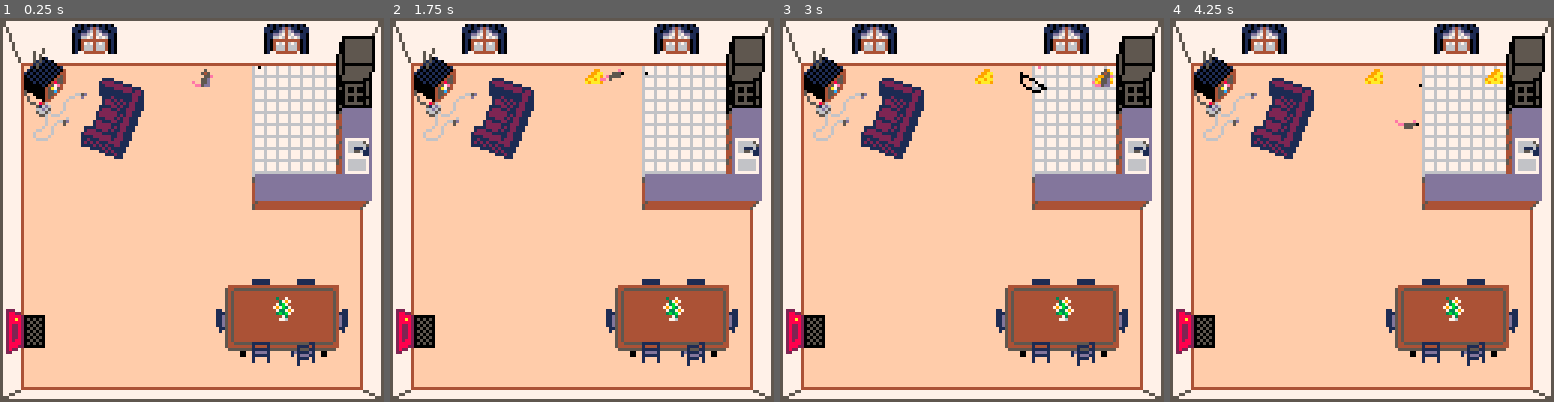
Above: before the commit, frames 1-4 (left to right).
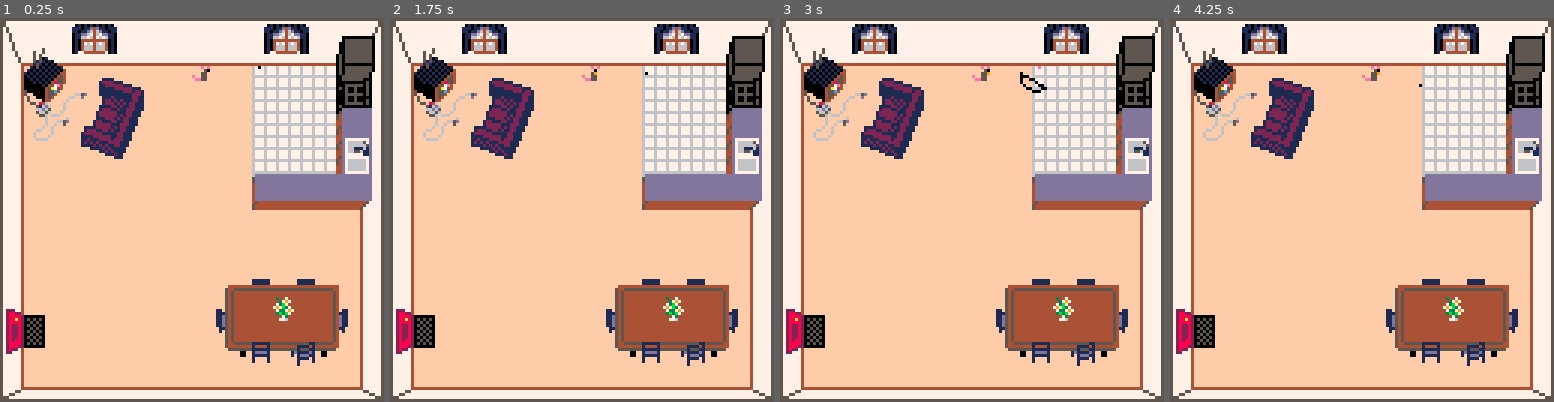
Above: after the commit, the same moments.

Repository: colececil/ant-n-mouse-house
Game: PICO-8 cartridge ant_simulator_2026.p8
Two runs of this game, one before a commit and one after it. Both use one fixed random seed, a clock stepped at 60 frames per second and the inputs below.
Inputs:
- Up to frame 1 (0.25 s): no input
- Up to frame 2 (1.75 s): tap X (X key) at 0.33, 1.07 s; tap O (Z key) at 0.7, 1.7 s; hold Right from 1.6 s (still down)
- Up to frame 3 (3 s): tap X (X key) at 1.85, 2.97 s; release Right at 2.1 s; tap O (Z key) at 2.1, 2.5, 2.9 s; hold Up 2.15-2.42 s; hold Right from 2.47 s (still down)
- Up to frame 4 (4.25 s): release Right at 3.03 s; hold Left 3.08-3.58 s; tap O (Z key) at 3.3, 3.7, 4.1 s; hold Down 3.63-3.97 s; hold Right from 4.02 s (still down); tap X (X key) at 4.08 s

The runs differ from the first frame. In frame 1, 0.1% of the frame differs, in the area x 50-56%, y 12-18%; in frame 2, 0.2%; in frame 3, 0.3%; in frame 4, 0.4%, in the area x 50-87%, y 12-29%.

Commit message:
Add mouse eating animation

Diff:
--- a/ant_simulator_2026.p8
+++ b/ant_simulator_2026.p8
@@ -813,6 +813,7 @@
 
 mouse_speed = 45
 mouse_anim_time = .1
+mouse_idle_sprt = 240
 
 function init_mouse()
  mouse = {
@@ -824,6 +825,7 @@
   start_pos = nil,
   end_pos = nil,
   move_prgrss = false,
+  food_dropped = false,
   anim = nil,
   anim_pos = 0
  }
@@ -837,17 +839,28 @@
 end
 
 function check_mouse_eating()
+ local pos = {
+  x = mouse.pos.x + 4,
+  y = mouse.pos.y + 4
+ }
+
+ if mouse.food_dropped then
+  spawn_food(pos)
+  mouse.food_dropped = false
+ end
+
  if btnp(❎) then
-  spawn_food({
-   x = mouse.pos.x + 4,
-   y = mouse.pos.y + 4
-  })
+  if is_valid_food_pos(pos) then
+   mouse.anim = "nibble"
+   mouse.anim_pos = 0
+  end
  end
 end
 
 function set_mouse_dir()
- if mouse.end_pos != nil and
-    not mouse.move_prgrss then
+ if (mouse.end_pos != nil and
+    not mouse.move_prgrss) or
+    mouse.anim == "nibble" then
   return
  end
 
@@ -998,8 +1011,38 @@
    mouse.anim_pos -= 4 *
      mouse_anim_time
   end
+ elseif mouse.anim == "nibble"
+   then
+  local frame = flr(
+    mouse.anim_pos /
+    mouse_anim_time)
+  local offset
+  if frame <= 3 then
+   offset = 1 + flr(frame / 2)
+  elseif frame <= 12 then
+   local loop_frame =
+     (frame - 4) % 3
+   if loop_frame == 1 then
+    offset = 3
+   else
+    offset = 2
+   end
+  else
+   offset = 2
+  end
+  spr(mouse_idle_sprt + offset,
+    mouse.pos.x, mouse.pos.y, 1,
+    1, mouse.dir.x == -1)
+  mouse.anim_pos += delta_t
+  if mouse.anim_pos >= 15 *
+    mouse_anim_time then
+   mouse.anim = nil
+   mouse.anim_pos = 0
+   mouse.food_dropped = true
+  end
  else
-  spr(209, mouse.pos.x,
+  spr(mouse_idle_sprt,
+    mouse.pos.x,
     mouse.pos.y, 1, 1,
     mouse.dir.x == -1)
  end
@@ -1495,12 +1538,12 @@
 ffffffffffffffffffffffffffffffffffffffffffffffffffffffffffffffffffffffffffffffffffffffffffffffffffffffffffffffffffffffffffffffff
 ffffffffffffffffffffffffffffffffffffffffffffffffffffffffffffffffffffffffffffffffffffffffffffffffffffffffffffffffffffffffffffffff
 77777777ffffffffffffffffffffffffffffffffffffffffffffffffffffffffffffffffffffffffffffffffffffffffffffffffffffffffffffffffffffffff
-77777777ffff5fffffffffffffffffffffffffffffffffffffffffffffffffffffffffffffffffffffffffffffffffffffffffffffffffffffffffffffffffff
-77777777fff545ffffffffffffffffffffffffffffffffffffffffffffffffffffffffffffffffffffffffffffffffffffffffffffffffffffffffffffffffff
-77777777ffff55efffffffffffffffffffffffffffffffffffffffffffffffffffffffffffffffffffffffffffffffffffffffffffffffffffffffffffffffff
-77777777fff55dffffffffffffffffffffffffffffffffffffffffffffffffffffffffffffffffffffffffffffffffffffffffffffffffffffffffffffffffff
-77777777eff55dffffffffffffffffffffffffffffffffffffffffffffffffffffffffffffffffffffffffffffffffffffffffffffffffffffffffffffffffff
-77777777fee5ddffffffffffffffffffffffffffffffffffffffffffffffffffffffffffffffffffffffffffffffffffffffffffffffffffffffffffffffffff
+77777777ffffffffffffffffffffffffffffffffffffffffffffffffffffffffffffffffffffffffffffffffffffffffffffffffffffffffffffffffffffffff
+77777777ffffffffffffffffffffffffffffffffffffffffffffffffffffffffffffffffffffffffffffffffffffffffffffffffffffffffffffffffffffffff
+77777777ffffffffffffffffffffffffffffffffffffffffffffffffffffffffffffffffffffffffffffffffffffffffffffffffffffffffffffffffffffffff
+77777777ffffffffffffffffffffffffffffffffffffffffffffffffffffffffffffffffffffffffffffffffffffffffffffffffffffffffffffffffffffffff
+77777777ffffffffffffffffffffffffffffffffffffffffffffffffffffffffffffffffffffffffffffffffffffffffffffffffffffffffffffffffffffffff
+77777777ffffffffffffffffffffffffffffffffffffffffffffffffffffffffffffffffffffffffffffffffffffffffffffffffffffffffffffffffffffffff
 77777777ffffffffffffffffffffffffffffffffffffffffffffffffffffffffffffffffffffffffffffffffffffffffffffffffffffffffffffffffffffffff
 fffffffffffffffffffffffffffffffffffefffffffffffffffffffffffeffffffffffffff5f5fffff5f5fffffffffffffffffffffffffffffffffffffffffff
 ffffffffffffffefffffffeffffffffffffefffffffeffffff5e5ffffffeffffff5f5fffff555fffff555fffff555fffffffffffffffffffffffffffffffffff
@@ -1510,11 +1553,11 @@
 ffffffffffffffffffffffffffffffffffe5efffff505fffff505fffffe5efffff5e5fffff5e5fffff5e5fffff5e5fffffffffffffffffffffffffffffffffff
 ffffffffffffffffffffffffffffffffff505fffffffffffffffffffff505ffffffefffffffeffffff5e5ffffffeffffffffffffffffffffffffffffffffffff
 ffffffffffffffffffffffffffffffffffffffffffffffffffffffffff5f5ffffffffffffffefffffffeffffffffffffffffffffffffffffffffffffffffffff
-ffffffffffffffffffffffffffffffffffffffffffffffffffffffffffffffffffffffffffffffffffffffffffffffffffffffffffffffffffffffffffffffff
-ffffffffffffffffffffffffffffffffffffffffffffffffffffffffffffffffffffffffffffffffffffffffffffffffffffffffffffffffffffffffffffffff
-ffffffffffffffffffffffffffffffffffffffffffffffffffffffffffffffffffffffffffffffffffffffffffffffffffffffffffffffffffffffffffffffff
-ffffffffffffffffffffffffffffffffffffffffffffffffffffffffffffffffffffffffffffffffffffffffffffffffffffffffffffffffffffffffffffffff
-ffffffffffffffffffffffffffffffffffffffffffffffffffffffffffffffffffffffffffffffffffffffffffffffffffffffffffffffffffffffffffffffff
+fffefefffffefefffffefeffffffffffffffffffffffffffffffffffffffffffffffffffffffffffffffffffffffffffffffffffffffffffffffffffffffffff
+ffff50ffffff50ffffff0ffffffefeffffffffffffffffffffffffffffffffffffffffffffffffffffffffffffffffffffffffffffffffffffffffffffffffff
+fff55ffffff559fffff59ffffff59fffffffffffffffffffffffffffffffffffffffffffffffffffffffffffffffffffffffffffffffffffffffffffffffffff
+eff55fffeff55fffeff55fffeff55fffffffffffffffffffffffffffffffffffffffffffffffffffffffffffffffffffffffffffffffffffffffffffffffffff
+fee55ffffee55ffffee55ffffee55fffffffffffffffffffffffffffffffffffffffffffffffffffffffffffffffffffffffffffffffffffffffffffffffffff
 ffffffffffffffffffffffffffffffffffffffffffffffffffffffffffffffffffffffffffffffffffffffffffffffffffffffffffffffffffffffffffffffff
 ffffffffffffffffffffffffffffffffffffffffffffffffffffffffffffffffffffffffffffffffffffffffffffffffffffffffffffffffffffffffffffffff
 ffffffffffffffffffffffffffffffffffffffffffffffffffffffffffffffffffffffffffffffffffffffffffffffffffffffffffffffffffffffffffffffff
